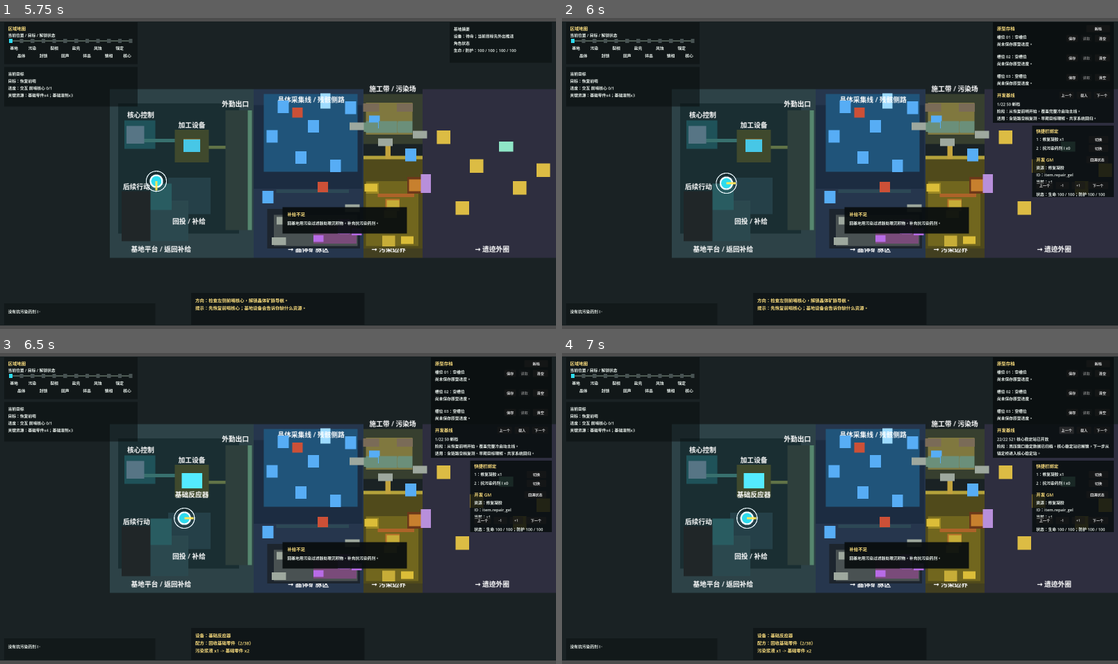
Above: before the commit, frames 1-4 (two rows, left to right).
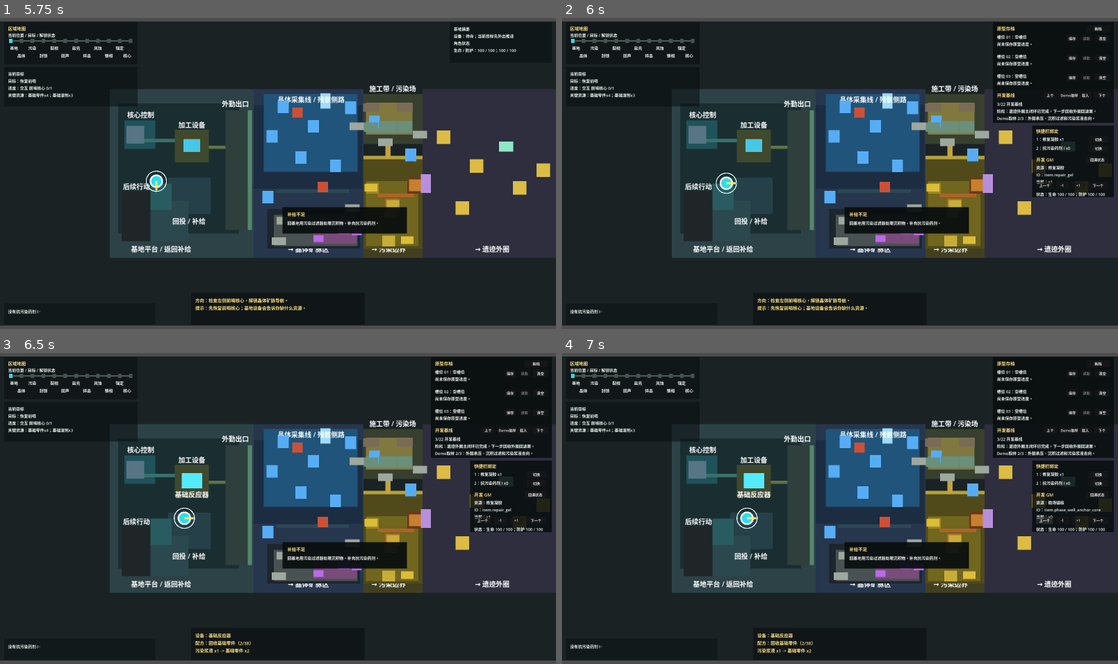
Above: after the commit, the same moments.

Repository: laugh0608/RadishCatalyst
Game: Godot game, scene res://scenes/boot/Boot.tscn
The game is run twice, just before and just after one commit, with the same random seed, the same clock (stepped at 60 frames per second) and the same inputs.
Inputs (mouse positions are in pixels of both pictures, inside the frame that each line leads up to):
- Up to frame 1 (5.75 s): tap Enter at 0.5 s; move the mouse to (400, 157) at 0.52 s; hold D (move_right) 0.53-1.28 s; tap J (attack) at 0.6 s; click (400, 157) at 0.67 s; move the mouse to (166, 189) at 1.27 s; hold S (move_down) 1.28-2.03 s; tap R (cycle_recipe) at 1.35 s; move the mouse to (333, 105) at 2.02 s; hold D (move_right) 2.03-2.78 s; tap E (interact) at 2.1 s; move the mouse to (250, 235) at 2.77 s; hold W (move_up) 2.78-3.53 s; tap Q (toggle_device_panel) at 2.85 s; click (250, 235) at 2.92 s; move the mouse to (444, 220) at 3.52 s; hold A (move_left) 3.53-5.03 s; tap F (toggle_module) at 3.6 s; move the mouse to (111, 126) at 4.27 s; tap 1 (use_quick_slot_1) at 4.35 s; move the mouse to (305, 173) at 5.02 s; hold S (move_down) from 5.03 s (still down); tap 2 (use_quick_slot_2) at 5.1 s; click (305, 173) at 5.17 s
- Up to frame 2 (6 s): move the mouse to (756, 95) at 5.77 s; release S (move_down) at 5.78 s; hold D (move_right) from 5.78 s (still down); tap Tab at 5.85 s
- Up to frame 3 (6.5 s): keep holding D (move_right)
- Up to frame 4 (7 s): release D (move_right) at 6.5 s; click "上一个" at 6.5 s

Frame 1 is identical in both runs. In frame 2, 0.4% of the frame differs, in the area x 78-99%, y 24-34%; in frame 3, 0.4%; in frame 4, 0.6%, in the area x 78-99%, y 24-54%.

Commit message:
feat: 强化Demo试玩基线入口

Diff:
--- a/client/scenes/ui/PrototypeHud.tscn
+++ b/client/scenes/ui/PrototypeHud.tscn
@@ -134,20 +134,27 @@
 [node name="BaselineTitleLabel" type="Label" parent="SavePanel"]
 offset_left = 18.0
 offset_top = 314.0
-offset_right = 290.0
+offset_right = 214.0
 offset_bottom = 342.0
 text = "开发基线"
 label_settings = SubResource("LabelSettings_prompt")
 
 [node name="BaselinePreviousButton" type="Button" parent="SavePanel"]
-offset_left = 298.0
+offset_left = 226.0
 offset_top = 314.0
-offset_right = 364.0
+offset_right = 288.0
 offset_bottom = 346.0
-text = "上一个"
+text = "上个"
+
+[node name="BaselinePlaytestButton" type="Button" parent="SavePanel"]
+offset_left = 300.0
+offset_top = 314.0
+offset_right = 376.0
+offset_bottom = 346.0
+text = "Demo取样"
 
 [node name="BaselineLoadButton" type="Button" parent="SavePanel"]
-offset_left = 376.0
+offset_left = 388.0
 offset_top = 314.0
 offset_right = 442.0
 offset_bottom = 346.0
@@ -158,7 +165,7 @@
 offset_top = 314.0
 offset_right = 526.0
 offset_bottom = 346.0
-text = "下一个"
+text = "下个"
 
 [node name="BaselineLabel" type="Label" parent="SavePanel"]
 offset_left = 18.0
--- a/client/scripts/checks/vertical_slice_regression_check.gd
+++ b/client/scripts/checks/vertical_slice_regression_check.gd
@@ -1,6 +1,7 @@
 extends RefCounted
 
 const GameRootScript := preload("res://scripts/game/game_root.gd")
+const PrototypeHudScene := preload("res://scenes/ui/PrototypeHud.tscn")
 const VerticalSliceMapScene := preload("res://scenes/maps/VerticalSliceMap.tscn")
 
 var host
@@ -19,6 +20,7 @@
 	_check_first_hour_base_return_manufacturing_readability()
 	_check_mid_demo_handoff_readability()
 	_check_development_baseline_presenter()
+	_check_development_baseline_hud_entry()
 	_check_demo_stabilization_baseline_status_panel()
 	_check_game_root_development_baseline_factory()
 	_check_game_root_gm_tools()
@@ -1024,6 +1026,20 @@
 	var definitions := DevelopmentBaselineCatalog.get_baseline_definitions()
 	host._expect_equal(definitions.size(), 22, "development baseline catalog count")
 	host._expect_equal(
+		DevelopmentBaselineCatalog.get_demo_playtest_baseline_ids(),
+		[
+			"baseline.s0_new_game",
+			"baseline.s2_outer_ring_secured",
+			"baseline.s21_demo_stabilization_core_ready"
+		],
+		"development baseline catalog exposes demo playtest queue"
+	)
+	host._expect_equal(
+		DevelopmentBaselineCatalog.get_default_demo_playtest_baseline_id(),
+		"baseline.s2_outer_ring_secured",
+		"development baseline catalog defaults to S2 demo sampling"
+	)
+	host._expect_equal(
 		String(definitions[0].get("id", "")),
 		"baseline.s0_new_game",
 		"development baseline catalog starts from S0"
@@ -1033,11 +1049,53 @@
 	host._expect_text_contains(selected_text, "S3 裂相脊入口已开", "development baseline presenter shows selected baseline name")
 	host._expect_text_contains(selected_text, "相位纤丝", "development baseline presenter shows baseline summary")
 	host._expect_text_contains(selected_text, "过滤器精炼", "development baseline presenter shows recommended use")
+	var playtest_text := presenter.format_selected_baseline(definitions[2], 2, definitions.size())
+	host._expect_text_contains(playtest_text, "Demo取样 2/3", "development baseline presenter marks S2 demo sampling")
+	host._expect_text_contains(playtest_text, "污染浆液去向", "development baseline presenter shows S2 sampling focus")
 	host._expect_equal(
 		String(definitions[21].get("id", "")),
 		"baseline.s21_demo_stabilization_core_ready",
 		"development baseline catalog ends at S21"
 	)
+	var builder := DevelopmentBaselineBuilder.new(host.data_registry)
+	var s21_result := builder.create_baseline_state("baseline.s21_demo_stabilization_core_ready")
+	host._expect_text_contains(
+		String(s21_result.get("message", "")),
+		"试玩观察",
+		"development baseline load log includes demo playtest watch point"
+	)
+
+
+func _check_development_baseline_hud_entry() -> void:
+	var hud := PrototypeHudScene.instantiate() as PrototypeHud
+	host.root.add_child(hud)
+	hud.update_development_baselines(DevelopmentBaselineCatalog.get_baseline_definitions())
+	host._expect_equal(
+		String(hud._get_selected_development_baseline().get("id", "")),
+		"baseline.s2_outer_ring_secured",
+		"HUD development baseline defaults to S2 demo sampling"
+	)
+	host._expect_text_contains(hud.baseline_label.text, "Demo取样 2/3", "HUD baseline label shows sampling index")
+	host._expect_equal(hud.baseline_playtest_button != null, true, "HUD scene exposes demo sampling baseline button")
+	hud._on_baseline_playtest_pressed()
+	host._expect_equal(
+		String(hud._get_selected_development_baseline().get("id", "")),
+		"baseline.s21_demo_stabilization_core_ready",
+		"HUD demo sampling button jumps from S2 to S21"
+	)
+	hud._on_baseline_playtest_pressed()
+	host._expect_equal(
+		String(hud._get_selected_development_baseline().get("id", "")),
+		"baseline.s0_new_game",
+		"HUD demo sampling button wraps from S21 to S0"
+	)
+	hud._on_baseline_next_pressed()
+	host._expect_equal(
+		String(hud._get_selected_development_baseline().get("id", "")),
+		"baseline.s1_treatment_ready",
+		"HUD baseline next button still walks the full catalog"
+	)
+	hud.free()
 
 
 func _check_demo_stabilization_baseline_status_panel() -> void:
--- a/client/scripts/save/development_baseline_builder.gd
+++ b/client/scripts/save/development_baseline_builder.gd
@@ -887,6 +887,13 @@
 
 
 func _format_loaded_message(definition: Dictionary) -> String:
+	var playtest_watch := String(definition.get("demo_playtest_watch", ""))
+	if not playtest_watch.is_empty():
+		return "已载入开发基线 %s：%s 试玩观察：%s 如需长期保留，可直接保存到任一普通槽位。" % [
+			String(definition.get("code", "")),
+			String(definition.get("summary", "")),
+			playtest_watch
+		]
 	return "已载入开发基线 %s：%s 如需长期保留，可直接保存到任一普通槽位。" % [
 		String(definition.get("code", "")),
 		String(definition.get("summary", ""))
--- a/client/scripts/save/development_baseline_catalog.gd
+++ b/client/scripts/save/development_baseline_catalog.gd
@@ -1,5 +1,12 @@
 extends RefCounted
 class_name DevelopmentBaselineCatalog
+
+const DEMO_PLAYTEST_BASELINE_IDS: Array[String] = [
+	"baseline.s0_new_game",
+	"baseline.s2_outer_ring_secured",
+	"baseline.s21_demo_stabilization_core_ready"
+]
+const DEFAULT_DEMO_PLAYTEST_BASELINE_ID := "baseline.s2_outer_ring_secured"
 
 const BASELINE_DEFINITIONS := [
 	{
@@ -8,7 +15,10 @@
 		"display_name": "S0 新档",
 		"completed_through": "",
 		"summary": "从恢复前哨开始，覆盖完整冷启动主线。",
-		"recommended_for": "全链路空档复测、早期目标理解、共享系统回归。"
+		"recommended_for": "全链路空档复测、早期目标理解、共享系统回归。",
+		"demo_playtest_order": 1,
+		"demo_playtest_focus": "冷启动回基地、制造和再次外出判断。",
+		"demo_playtest_watch": "观察首屏 HUD、前哨核心、晶体区和处理点入口。"
 	},
 	{
 		"id": "baseline.s1_treatment_ready",
@@ -23,7 +33,10 @@
 		"code": "S2 外圈中继已确认",
 		"completed_through": "quest.secure_outer_ring_signal",
 		"summary": "遗迹外圈主闭环已完成，下一步回收外圈回波匣。",
-		"recommended_for": "外圈回波匣、深段回波、基地解析与第二闭环入口回归。"
+		"recommended_for": "外圈回波匣、深段回波、基地解析与第二闭环入口回归。",
+		"demo_playtest_order": 2,
+		"demo_playtest_focus": "外圈承压、沉积过滤和污染浆液去向。",
+		"demo_playtest_watch": "观察是否知道先处理沉积物，再带污染浆液回基地解析。"
 	},
 	{
 		"id": "baseline.s3_deep_entrance_open",
@@ -175,7 +188,10 @@
 		"display_name": "S21 核心稳定站已开放",
 		"completed_through": "quest.analyze_phase_survey_trace",
 		"summary": "高压窗口稳定数据已归档，核心稳定站已解锁，下一步从锚定桥进入核心稳定站。",
-		"recommended_for": "核心稳定站人工短跑、阶段守卫、侧向补给缓存、核心设备写入和 demo 完成反馈。"
+		"recommended_for": "核心稳定站人工短跑、阶段守卫、侧向补给缓存、核心设备写入和 demo 完成反馈。",
+		"demo_playtest_order": 3,
+		"demo_playtest_focus": "侧边补给、缓冲包和三档写入承压。",
+		"demo_playtest_watch": "观察阶段守卫后是否理解先整备再写入，或直接写入的代价。"
 	}
 ]
 
@@ -196,6 +212,10 @@
 	return baseline_ids
 
 
+static func get_demo_playtest_baseline_ids() -> Array[String]:
+	return DEMO_PLAYTEST_BASELINE_IDS.duplicate()
+
+
 static func get_definition(baseline_id: String) -> Dictionary:
 	for definition in BASELINE_DEFINITIONS:
 		var candidate: Dictionary = definition
@@ -209,3 +229,7 @@
 		return ""
 	var first_definition: Dictionary = BASELINE_DEFINITIONS[0]
 	return String(first_definition.get("id", ""))
+
+
+static func get_default_demo_playtest_baseline_id() -> String:
+	return DEFAULT_DEMO_PLAYTEST_BASELINE_ID
--- a/client/scripts/ui/hud_development_baseline_presenter.gd
+++ b/client/scripts/ui/hud_development_baseline_presenter.gd
@@ -6,6 +6,18 @@
 	if definition.is_empty():
 		return "开发基线读取中..."
 
+	var playtest_order := int(definition.get("demo_playtest_order", 0))
+	if playtest_order > 0:
+		return "%d/%d %s\n阶段：%s\nDemo取样 %d/%d：%s" % [
+			current_index + 1,
+			total_count,
+			String(definition.get("display_name", "开发基线")),
+			String(definition.get("summary", "")),
+			playtest_order,
+			DevelopmentBaselineCatalog.get_demo_playtest_baseline_ids().size(),
+			String(definition.get("demo_playtest_focus", ""))
+		]
+
 	return "%d/%d %s\n阶段：%s\n适用：%s" % [
 		current_index + 1,
 		total_count,
--- a/client/scripts/ui/prototype_hud.gd
+++ b/client/scripts/ui/prototype_hud.gd
@@ -145,6 +145,7 @@
 @onready var new_game_button: Button = $SavePanel/NewGameButton
 @onready var baseline_label: Label = $SavePanel/BaselineLabel
 @onready var baseline_previous_button: Button = $SavePanel/BaselinePreviousButton
+@onready var baseline_playtest_button: Button = $SavePanel/BaselinePlaytestButton
 @onready var baseline_load_button: Button = $SavePanel/BaselineLoadButton
 @onready var baseline_next_button: Button = $SavePanel/BaselineNextButton
 @onready var save_slot_labels: Array[Label] = [
@@ -182,6 +183,7 @@
 	_ensure_runtime_nodes()
 	new_game_button.pressed.connect(_on_new_game_pressed)
 	baseline_previous_button.pressed.connect(_on_baseline_previous_pressed)
+	baseline_playtest_button.pressed.connect(_on_baseline_playtest_pressed)
 	baseline_load_button.pressed.connect(_on_baseline_load_pressed)
 	baseline_next_button.pressed.connect(_on_baseline_next_pressed)
 	for index in range(SAVE_SLOT_IDS.size()):
@@ -381,6 +383,7 @@
 	)
 
 func update_development_baselines(definitions: Array[Dictionary]) -> void:
+	var selected_baseline_id := _get_selected_development_baseline_id()
 	development_baseline_definitions.clear()
 	for definition in definitions:
 		var baseline_definition: Dictionary = definition
@@ -388,11 +391,9 @@
 	if development_baseline_definitions.is_empty():
 		selected_development_baseline_index = 0
 	else:
-		selected_development_baseline_index = clampi(
-			selected_development_baseline_index,
-			0,
-			development_baseline_definitions.size() - 1
-		)
+		if selected_baseline_id.is_empty():
+			selected_baseline_id = DevelopmentBaselineCatalog.get_default_demo_playtest_baseline_id()
+		_select_development_baseline_by_id(selected_baseline_id)
 	_refresh_development_baseline_panel()
 
 
@@ -419,6 +420,23 @@
 		selected_development_baseline_index - 1,
 		development_baseline_definitions.size()
 	)
+	_refresh_development_baseline_panel()
+
+
+func _on_baseline_playtest_pressed() -> void:
+	if development_baseline_definitions.is_empty():
+		return
+	var playtest_ids := DevelopmentBaselineCatalog.get_demo_playtest_baseline_ids()
+	if playtest_ids.is_empty():
+		return
+	var current_id := _get_selected_development_baseline_id()
+	var current_playtest_index := playtest_ids.find(current_id)
+	var next_playtest_id := ""
+	if current_playtest_index < 0:
+		next_playtest_id = DevelopmentBaselineCatalog.get_default_demo_playtest_baseline_id()
+	else:
+		next_playtest_id = playtest_ids[posmod(current_playtest_index + 1, playtest_ids.size())]
+	_select_development_baseline_by_id(next_playtest_id)
 	_refresh_development_baseline_panel()
 
 
@@ -552,6 +570,8 @@
 	var has_definitions := not development_baseline_definitions.is_empty()
 	if baseline_previous_button != null:
 		baseline_previous_button.disabled = not has_definitions
+	if baseline_playtest_button != null:
+		baseline_playtest_button.disabled = not _has_available_demo_playtest_baselines()
 	if baseline_load_button != null:
 		baseline_load_button.disabled = not has_definitions
 	if baseline_next_button != null:
@@ -687,6 +707,8 @@
 		baseline_label = get_node_or_null("SavePanel/BaselineLabel")
 	if baseline_previous_button == null:
 		baseline_previous_button = get_node_or_null("SavePanel/BaselinePreviousButton")
+	if baseline_playtest_button == null:
+		baseline_playtest_button = get_node_or_null("SavePanel/BaselinePlaytestButton")
 	if baseline_load_button == null:
 		baseline_load_button = get_node_or_null("SavePanel/BaselineLoadButton")
 	if baseline_next_button == null:
@@ -930,6 +952,42 @@
 	return development_baseline_definitions[selected_development_baseline_index]
 
 
+func _get_selected_development_baseline_id() -> String:
+	return String(_get_selected_development_baseline().get("id", ""))
+
+
+func _select_development_baseline_by_id(baseline_id: String) -> void:
+	if development_baseline_definitions.is_empty():
+		selected_development_baseline_index = 0
+		return
+	var baseline_index := _find_development_baseline_index(baseline_id)
+	if baseline_index >= 0:
+		selected_development_baseline_index = baseline_index
+		return
+	selected_development_baseline_index = clampi(
+		selected_development_baseline_index,
+		0,
+		development_baseline_definitions.size() - 1
+	)
+
+
+func _find_development_baseline_index(baseline_id: String) -> int:
+	if baseline_id.is_empty():
+		return -1
+	for index in range(development_baseline_definitions.size()):
+		var definition := development_baseline_definitions[index]
+		if String(definition.get("id", "")) == baseline_id:
+			return index
+	return -1
+
+
+func _has_available_demo_playtest_baselines() -> bool:
+	for baseline_id in DevelopmentBaselineCatalog.get_demo_playtest_baseline_ids():
+		if _find_development_baseline_index(baseline_id) >= 0:
+			return true
+	return false
+
+
 func _get_selected_gm_resource_id() -> String:
 	if GM_RESOURCE_CANDIDATES.is_empty():
 		return ""
Not shown, changed: docs/devlogs/2026-W24.md
Not shown, changed: docs/planning/current.md
Not shown, changed: docs/planning/daily-start.md
